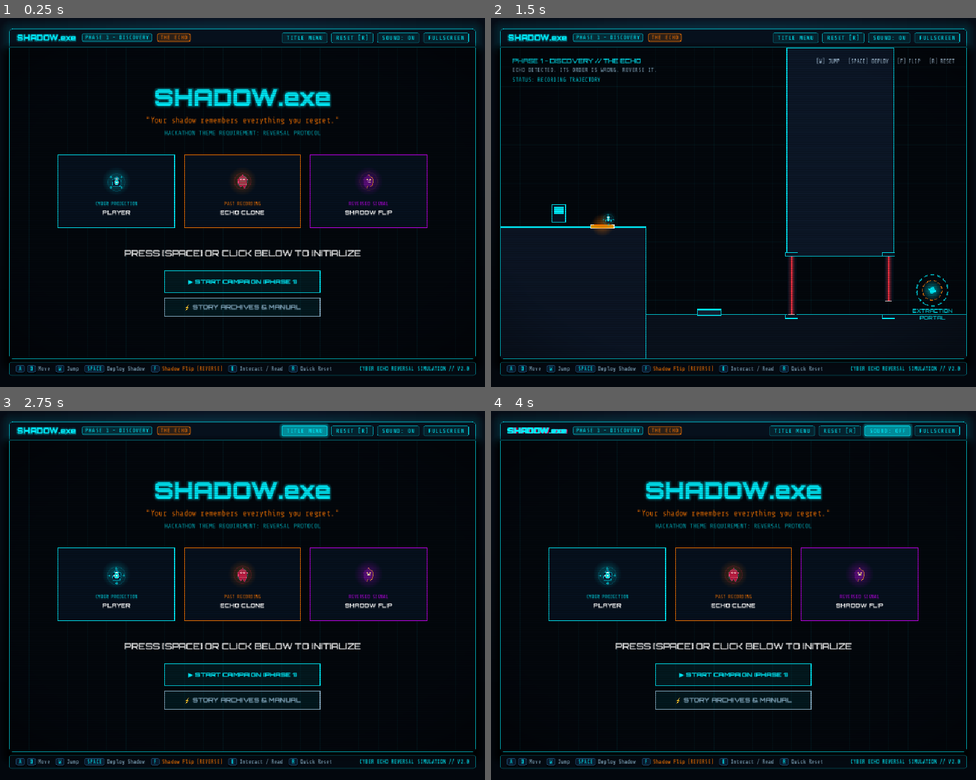
Above: before the commit, frames 1-4 (two rows, left to right).
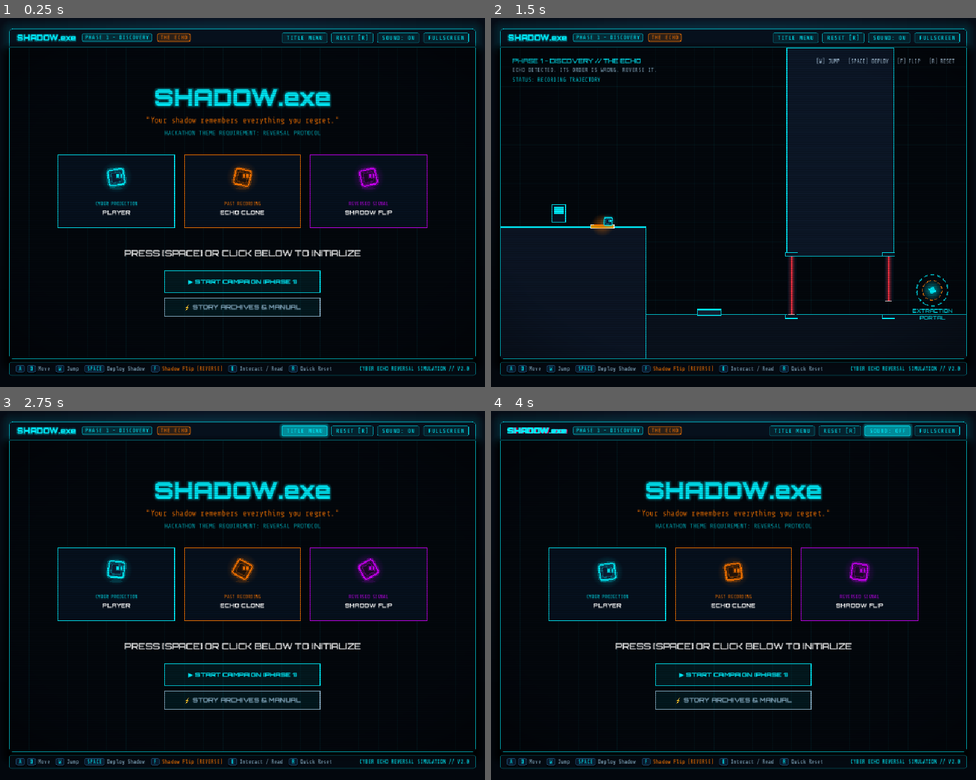
Above: after the commit, the same moments.

Repository: kirtansukhadiya/SHADOW.exe
Game: Godot game, scene res://scenes/WebGame.tscn
Same seed, same stepped clock (60 frames per second), same inputs: the game is played once before the commit and once after it.
Inputs (mouse positions are in pixels of both pictures, inside the frame that each line leads up to):
- Up to frame 1 (0.25 s): no input
- Up to frame 2 (1.5 s): tap Enter at 0.5, 0.6 s; move the mouse to (840, 184) at 0.52 s; hold D (move_right) 0.53-1.25 s; hold E 0.53-1.25 s; click (840, 184) at 0.67 s; tap W (move_up) at 0.77 s; click "ACKNOWLEDGE [SPACE / ENTER]" at 1.25 s
- Up to frame 3 (2.75 s): click "TITLE MENU" at 2 s
- Up to frame 4 (4 s): click "RESET [R]" at 2.75 s; click "SOUND: ON" at 3.5 s

The runs differ from the first frame. In frame 1, 0.6% of the frame differs, in the area x 21-79%, y 39-48%; in frame 2, less than 0.1%; in frame 3, 0.6%; in frame 4, 0.6%.

Commit message:
Replace the player with Cubit, a hovering tumbling cube
- Player is a cyan Cubit that rolls in its direction of travel and
  settles flat when idle; its eyes stay upright and face forward
- Echo and reversed shadows are Cubits in the previous colours (orange,
  violet) and keep the same deploy, flip, trail and name-tag effects
- The echo replays the recorded tumble, so after a flip it rolls backward
- Title cards show the three Cubit states

Diff:
--- a/scripts/web_game.gd
+++ b/scripts/web_game.gd
@@ -8,13 +8,12 @@
 const WebWorld := preload("res://scripts/web_world.gd")
 const TerminalModal := preload("res://scripts/terminal_modal.gd")
 const WebAudio := preload("res://scripts/web_audio.gd")
-# Animation frames per sprite row (0 player, 1 echo shadow, 2 reversed shadow).
-# The combined spritesheet.png is misaligned and clips the characters, so the
-# individual 64x64 frames are used instead.
-const FRAME_SETS := ["player", "ghost", "ghost_reverse"]
-# Each 64px frame is drawn into the same box as the web build's 32px cell
-# (32px in levels, 48px on title cards), keeping the small web-sized character.
-const FRAME_PAD_SCALE := 1.0
+# Cubit: the player is a hovering cube that tumbles as it moves. The echo
+# and reversed shadow are Cubits too, in their own colours.
+const CUBIT_FILL := Color("#0d1f38")
+const ECHO_FILL := Color("#24140a")
+const REVERSED_FILL := Color("#1c0a2a")
+const CUBIT_ROLL_SPEED := 6.0  # radians per second while moving
 
 # --- GAME CONSTANTS (same as web) ---
 const CANVAS_W := 960.0
@@ -110,17 +109,15 @@
 var _brand: Control
 var _shake_off := Vector2.ZERO
 var _bg_tex: GradientTexture2D
-var _frames: Array = []  # [row][frame] -> Texture2D
+var _cube_outer := PackedVector2Array()
+var _cube_inner := PackedVector2Array()
 
 
 func _ready() -> void:
 	set_anchors_and_offsets_preset(Control.PRESET_FULL_RECT)
 	mouse_filter = Control.MOUSE_FILTER_IGNORE
-	for set_name in FRAME_SETS:
-		var row: Array[Texture2D] = []
-		for f in 8:
-			row.append(load("res://assets/art/%s_%d.png" % [set_name, f]))
-		_frames.append(row)
+	_cube_outer = _rounded_square(8.0, 2.5)
+	_cube_inner = _rounded_square(5.0, 1.5)
 	_audio = WebAudio.new()
 	add_child(_audio)
 	_build_page()
@@ -341,13 +338,13 @@
 	exit_pos = Vector2(data.exit[0], data.exit[1])
 	exit_rot = 0.0
 	player = {"x": float(data.spawn[0]), "y": float(data.spawn[1]), "vx": 0.0, "vy": 0.0, "on_ground": false,
-		"facing": 1.0, "anim_timer": 0.0, "anim_frame": 0, "is_dead": false}
+		"facing": 1.0, "roll": 0.0, "cube_ang": 0.0, "is_dead": false}
 	history.clear()
 	recording = true
 	coyote_timer = 0.0
 	jump_buffer_timer = 0.0
 	shadow = {"active": false, "history": [], "index": 0, "playback_dir": 1, "x": 0.0, "y": 0.0,
-		"facing": 1.0, "anim_frame": 0, "is_reversed": false}
+		"facing": 1.0, "cube_ang": 0.0, "is_reversed": false}
 	complete = false
 
 	# Update top navigation badges
@@ -381,10 +378,10 @@
 	player.vy += GRAVITY * dt
 	if move_dir != 0.0:
 		player.facing = move_dir
-		player.anim_timer += dt * 10.0
-		player.anim_frame = int(player.anim_timer) % 8
-	else:
-		player.anim_frame = 0
+	# Cubit tumbles in the direction of travel and settles flat when idle.
+	player.roll += move_dir * CUBIT_ROLL_SPEED * dt
+	var roll_target: float = player.roll if move_dir != 0.0 else snappedf(player.roll, PI / 2.0)
+	player.cube_ang = lerpf(player.cube_ang, roll_target, 1.0 - exp(-dt * 18.0))
 
 	# Coyote time & jump buffering
 	coyote_timer = 0.14 if player.on_ground else maxf(0.0, coyote_timer - dt)
@@ -406,7 +403,7 @@
 	_resolve_y(player)
 
 	if recording:
-		history.append({"x": player.x, "y": player.y, "facing": player.facing, "anim_frame": player.anim_frame})
+		history.append({"x": player.x, "y": player.y, "facing": player.facing, "cube_ang": player.cube_ang})
 
 	# Void fall death check
 	if player.y > 615.0 and not player.is_dead:
@@ -508,7 +505,7 @@
 	shadow.x = frame.x
 	shadow.y = frame.y
 	shadow.facing = -frame.facing if shadow.playback_dir == -1 else frame.facing
-	shadow.anim_frame = frame.anim_frame
+	shadow.cube_ang = frame.cube_ang  # replayed backwards after a flip, so it rolls in reverse
 	if randf() < 0.4:
 		_add_particle(shadow.x + (randf() - 0.5) * 10.0, shadow.y + (randf() - 0.5) * 16.0,
 			-shadow.facing * 10.0, -15.0, UI.VIOLET if shadow.is_reversed else UI.ORANGE, 2.5, 0.4)
@@ -623,11 +620,42 @@
 	_canvas.draw_string(font, pos, s, HORIZONTAL_ALIGNMENT_LEFT, -1, sz, color)
 
 
-func _sprite(row: int, frame: int, pos: Vector2, facing: float, draw_size: float = 32.0) -> void:
-	_canvas.draw_set_transform(_shake_off + pos, 0.0, Vector2(signf(facing) if facing != 0.0 else 1.0, 1.0))
-	var h := draw_size * FRAME_PAD_SCALE / 2.0
-	_canvas.draw_texture_rect(_frames[row][frame], Rect2(-h, -h, h * 2.0, h * 2.0), false)
-	_canvas.draw_set_transform(_shake_off)
+## Draws a Cubit in the 32px character box centred on `pos` (feet at +16).
+## `s` scales the whole character (2.0 on the title cards).
+func _draw_cubit(pos: Vector2, ang: float, facing: float, s: float, outline: Color, fill: Color, t: float) -> void:
+	var c := _canvas
+	# Soft floor shadow
+	c.draw_set_transform(_shake_off + pos + Vector2(0, 15.0 * s), 0.0, Vector2(1.0, 0.22))
+	c.draw_circle(Vector2.ZERO, 7.0 * s, Color(outline, 0.12))
+	# Hovering, tumbling body
+	var center := pos + Vector2(0, (4.0 + sin(t * 3.0) * 1.4) * s)
+	c.draw_set_transform(_shake_off)
+	_glow(center, 17.0 * s, outline, 0.35)
+	c.draw_set_transform(_shake_off + center, ang, Vector2(s, s))
+	c.draw_colored_polygon(_cube_outer, fill)
+	c.draw_polyline(_cube_outer, Color(outline, 0.3), 4.0)
+	c.draw_polyline(_cube_outer, outline, 1.5)
+	c.draw_polyline(_cube_inner, Color(outline, 0.35), 1.0)
+	# Eyes stay upright and look the way the Cubit is facing
+	c.draw_set_transform(_shake_off + center, 0.0, Vector2(s * (1.0 if facing >= 0.0 else -1.0), s))
+	c.draw_rect(Rect2(-0.5, -4, 4, 5.5), Color(outline, 0.25))
+	c.draw_rect(Rect2(3, -4, 4, 5.5), Color(outline, 0.25))
+	c.draw_rect(Rect2(0.5, -3, 2, 3.5), outline)
+	c.draw_rect(Rect2(4, -3, 2, 3.5), outline)
+	c.draw_set_transform(_shake_off)
+
+
+## Closed outline of a rounded square (half-size `h`, corner radius `r`).
+func _rounded_square(h: float, r: float) -> PackedVector2Array:
+	var pts := PackedVector2Array()
+	var corners := [Vector2(h - r, -h + r), Vector2(h - r, h - r), Vector2(-h + r, h - r), Vector2(-h + r, -h + r)]
+	var start_angles := [-PI / 2.0, 0.0, PI / 2.0, PI]
+	for i in 4:
+		for k in 5:
+			var a: float = start_angles[i] + (PI / 2.0) * k / 4.0
+			pts.append(corners[i] + Vector2(cos(a), sin(a)) * r)
+	pts.append(pts[0])
+	return pts
 
 
 func _glow(pos: Vector2, radius: float, color: Color, alpha: float = 0.45) -> void:
@@ -636,6 +664,7 @@
 
 func _draw_level() -> void:
 	var c := _canvas
+	var now := Time.get_ticks_msec() / 1000.0
 	# 1. Background cyber grid
 	c.draw_rect(Rect2(0, 0, CANVAS_W, CANVAS_H), Color("#03070d"))
 	var grid := Color(0, 240 / 255.0, 1, 0.04)
@@ -700,15 +729,15 @@
 	if shadow.active:
 		var s_pos := Vector2(shadow.x, shadow.y)
 		var s_col := UI.VIOLET if shadow.is_reversed else UI.ORANGE
-		_glow(s_pos, 22.0, s_col, 0.4)
-		_sprite(2 if shadow.is_reversed else 1, shadow.anim_frame, s_pos, shadow.facing)
+		_draw_cubit(s_pos, shadow.cube_ang, shadow.facing, 1.0, s_col,
+			REVERSED_FILL if shadow.is_reversed else ECHO_FILL, now)
 		_text("<< REVERSED SHADOW" if shadow.is_reversed else "ECHO SHADOW >>", shadow.x, shadow.y - 24, UI.mono(), 10, s_col, 1)
 
 	# 8. Player
 	if not player.is_dead:
 		var p_pos := Vector2(player.x, player.y)
-		_glow(p_pos, 18.0, UI.CYAN, 0.2)
-		_sprite(0, player.anim_frame, p_pos, player.facing)
+		var wobble := sin(now * 1.5) * 0.15 if player.vx == 0.0 else 0.0
+		_draw_cubit(p_pos, player.cube_ang + wobble, player.facing, 1.0, UI.CYAN, CUBIT_FILL, now)
 
 	# 9. Particles (web advances them by a fixed 0.016 per draw)
 	for i in range(particles.size() - 1, -1, -1):
@@ -797,10 +826,10 @@
 func _draw_card(x: float, y: float, w: float, h: float, color: Color, tag: String, title: String, row: int, time: float) -> void:
 	_canvas.draw_rect(Rect2(x, y, w, h), UI.MODAL_BG)
 	_canvas.draw_rect(Rect2(x, y, w, h), color, false, 1.5)
-	var frame := int(time * 6.0) % 8
-	var center := Vector2(x + w / 2.0, y + 55)
-	_glow(center, 30.0, color, 0.35)
-	_sprite(row, frame, center, 1.0, 48.0)
+	# Player idles; the echo tumbles forward; the reversed shadow tumbles backward.
+	var ang: float = [sin(time * 1.5) * 0.15, time * 2.0, -time * 2.0][row]
+	var fill: Color = [CUBIT_FILL, ECHO_FILL, REVERSED_FILL][row]
+	_draw_cubit(Vector2(x + w / 2.0, y + 40), ang, 1.0, 2.0, color, fill, time)
 	_text(tag, x + w / 2.0, y + 105, UI.mono(), 10, color, 1)
 	_text(title, x + w / 2.0, y + 124, UI.orbitron(800), 12, Color.WHITE, 1)
 
